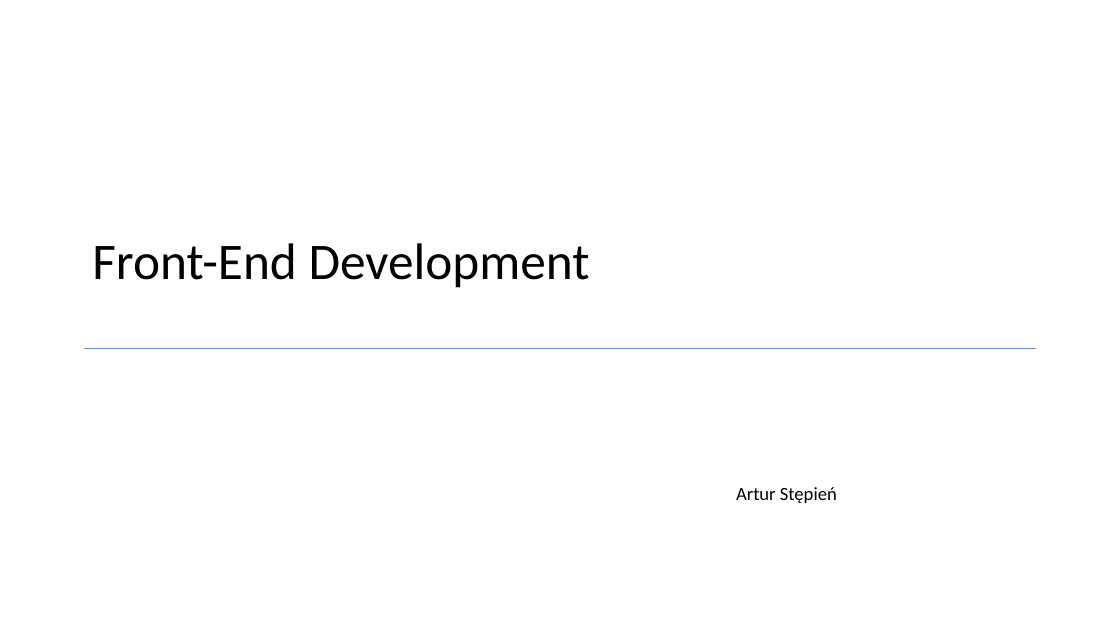
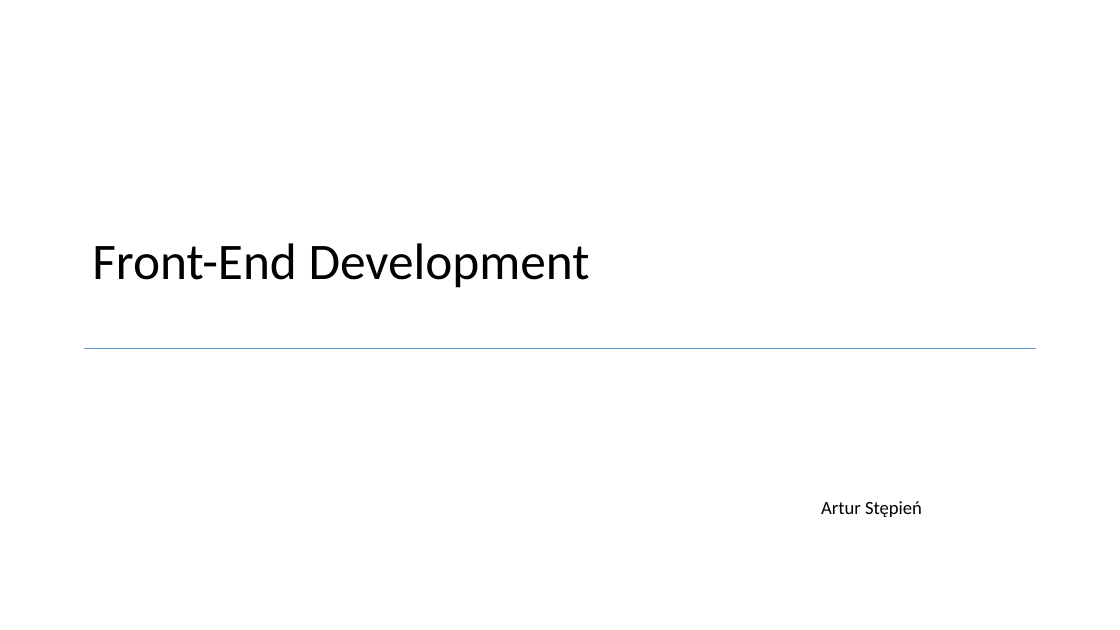
Before and after one commit to artuste/angularjs-json, a slide deck: slide 1 of doc/Presentation_Front_End.pptx. Drawn at 1120x630 pixels with LibreOffice and Linux fonts; fonts in the diff are those of the drawing; background and template pictures are left out. Boxes give left, top, right and bottom in pixels: in the first picture for what was removed or moved away, otherwise in the second. Text is boxed around its words. In the diff, an @@ line names an element or a change of style, - is before the commit and + after.

```diff
--- a/doc/Presentation_Front_End.pptx
+++ b/doc/Presentation_Front_End.pptx
@@ text "Artur Stępień": place and size @@
-text "Artur Stępień" at (736,487,837,503)
+text "Artur Stępień" at (821,501,922,517)
```
Also in this commit, not shown: 7 other slides changed, 6 slides added.
